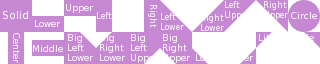
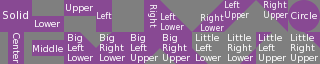
The second 320px x 64px image is a revision of the first. Changes to its layers:
added layer "New Layer#1" (50%) over [0, 0, 320, 64]
